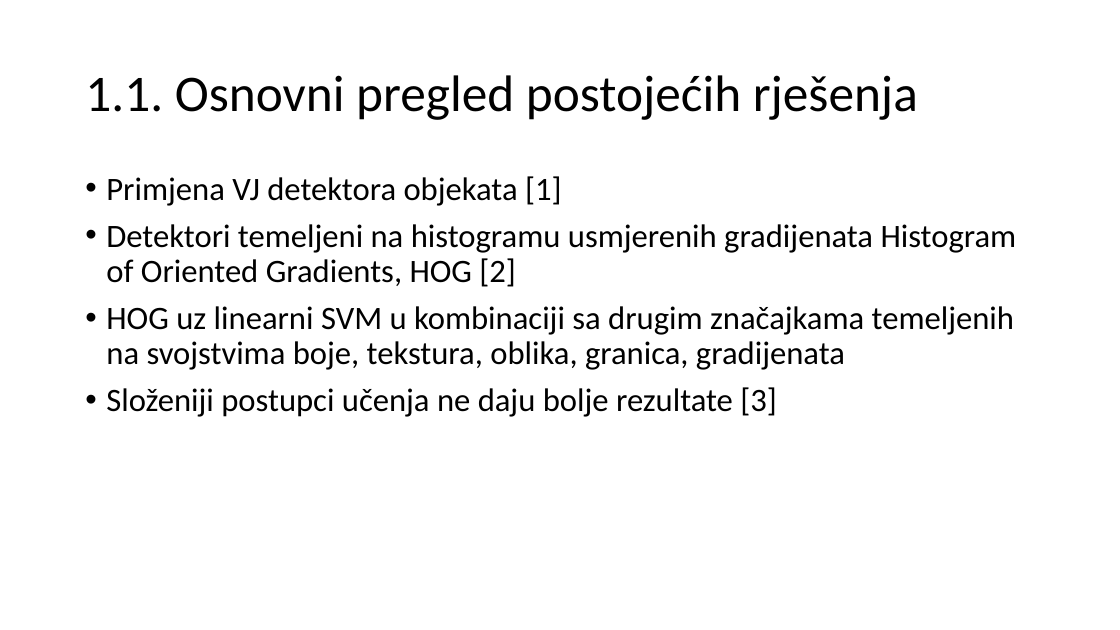
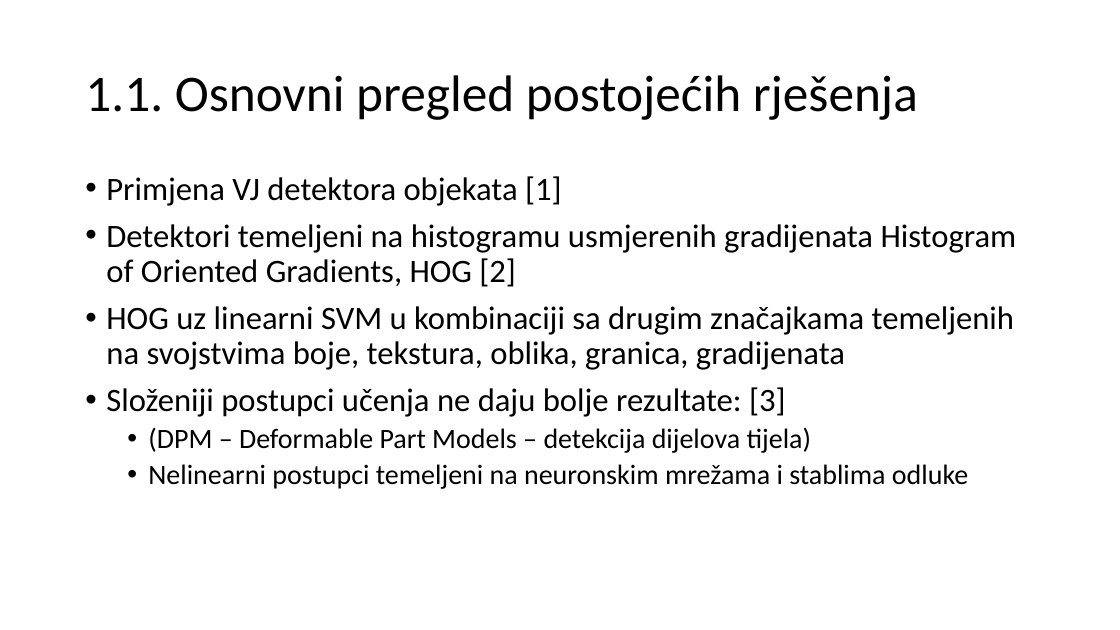
Before and after one commit to imih/uzorci-projekt, a slide deck: slide 4 of prezentacija-glavna.pptx. Drawn at 1120x630 pixels with LibreOffice and Linux fonts; fonts in the diff are those of the drawing. Boxes give left, top, right and bottom in pixels: in the first picture for what was removed or moved away, otherwise in the second. Text is boxed around its words. In the diff, an @@ line names an element or a change of style, - is before the commit and + after.

```diff
--- a/prezentacija-glavna.pptx
+++ b/prezentacija-glavna.pptx
@@ text at [106, 387, 968, 489]: text changed; size 28 to 24 pt @@
-• Složeniji postupci učenja ne daju bolje rezultate [3]
+• Složeniji postupci učenja ne daju bolje rezultate: [3]
+  • (DPM – Deformable Part Models – detekcija dijelova tijela)
+  • Nelinearni postupci temeljeni na neuronskim mrežama i stablima odluke
```
Also in this commit, not shown: 2 other slides changed.
